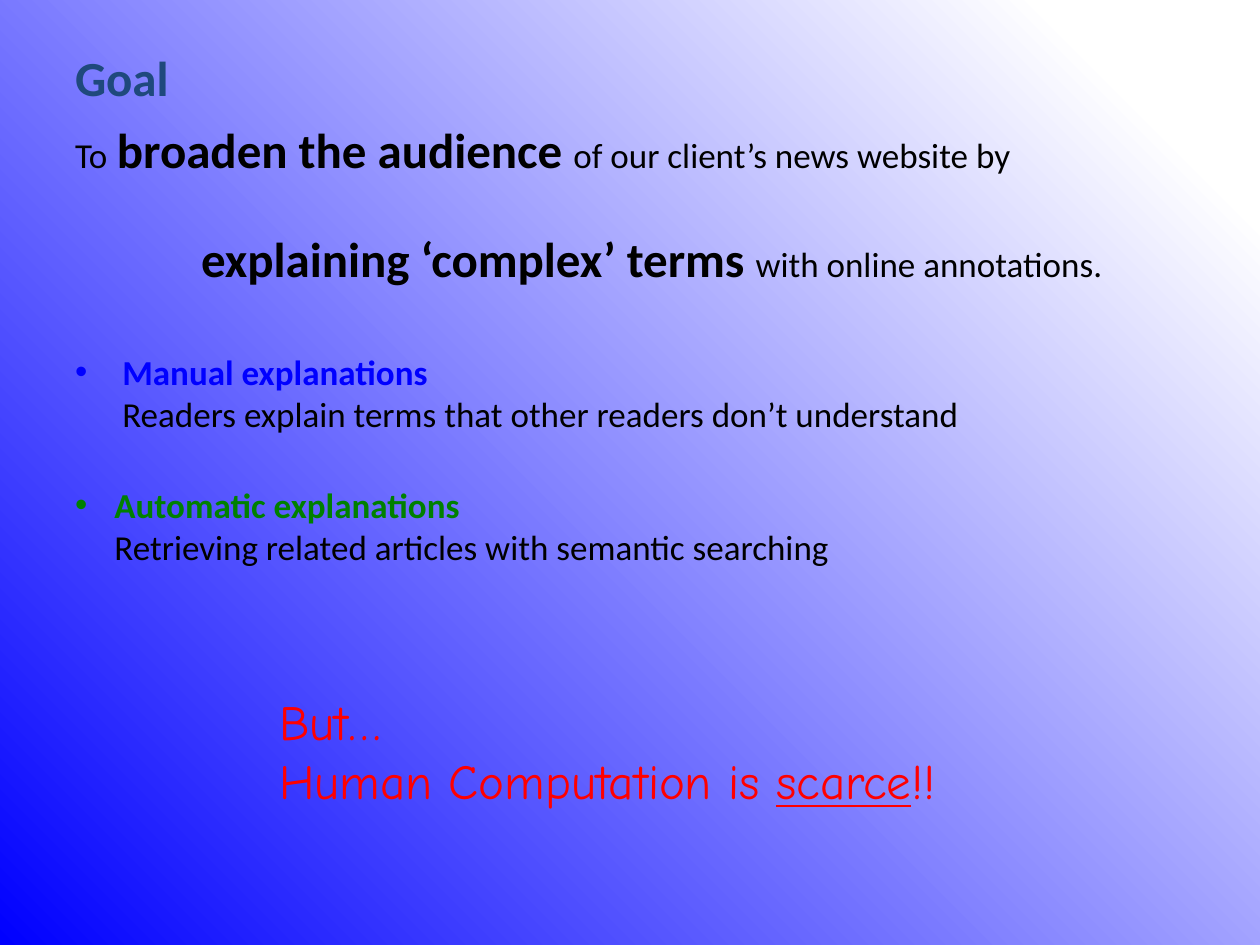
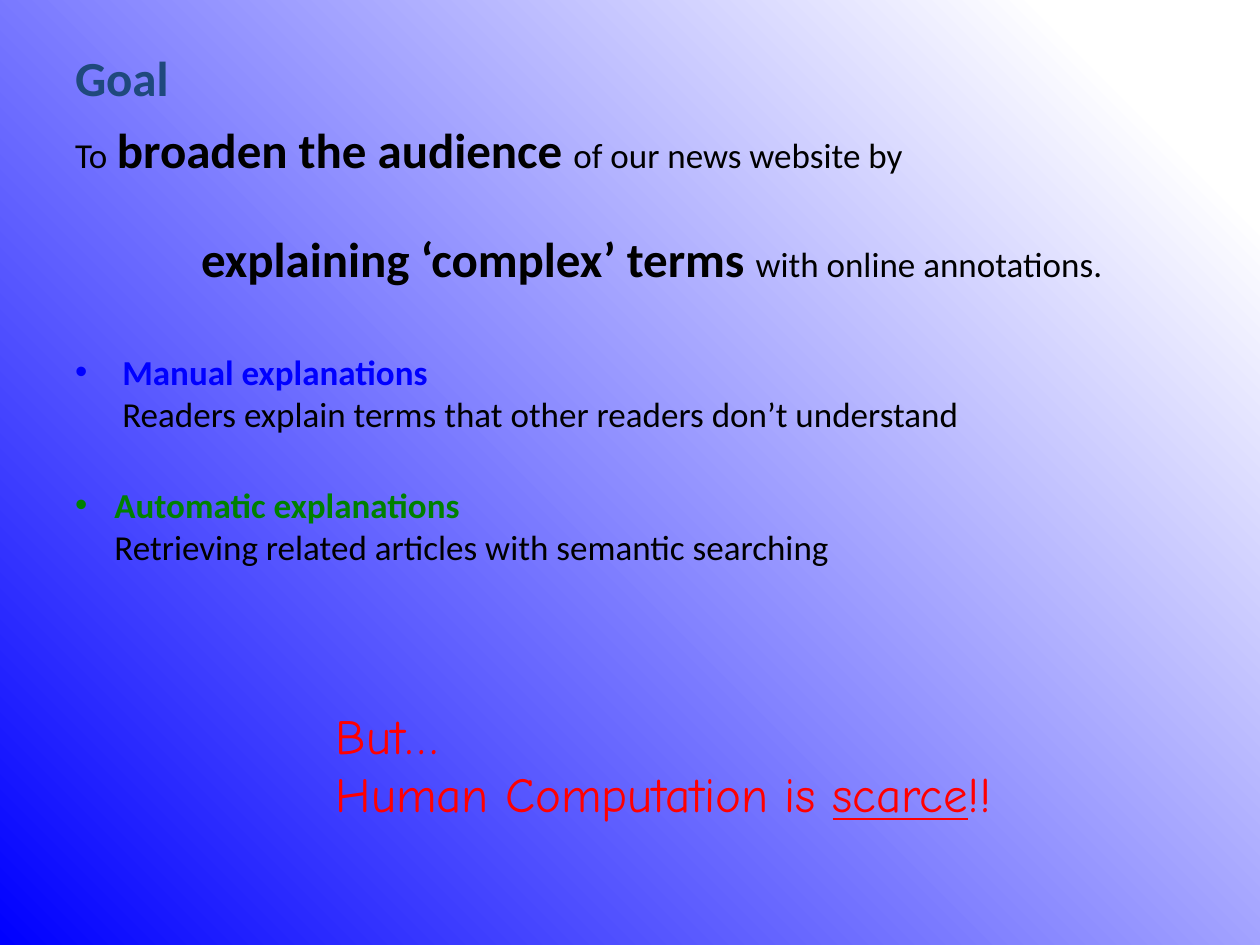
Before and after one commit to rubenverboon/skiir, a slide deck: slide 10 of Presentation/Final_presentation_group_002.pptx. Drawn at 1260x945 pixels with LibreOffice and Linux fonts; fonts in the diff are those of the drawing. Boxes give left, top, right and bottom in pixels: in the first picture for what was removed or moved away, otherwise in the second. Text is boxed around its words. In the diff, an @@ line names an element or a change of style, - is before the commit and + after.

```diff
--- a/Presentation/Final_presentation_group_002.pptx
+++ b/Presentation/Final_presentation_group_002.pptx
@@ text at (x1=75, y1=133, x2=902, y2=174): text changed @@
-To broaden the audience of our client’s news website by
+To broaden the audience of our news website by
@@ text "But…" moved from (x1=279, y1=707, x2=935, y2=809) to (x1=336, y1=721, x2=992, y2=822) @@
```
Also in this commit, not shown: 7 other slides changed, 15 slides added, 1 slide removed.
